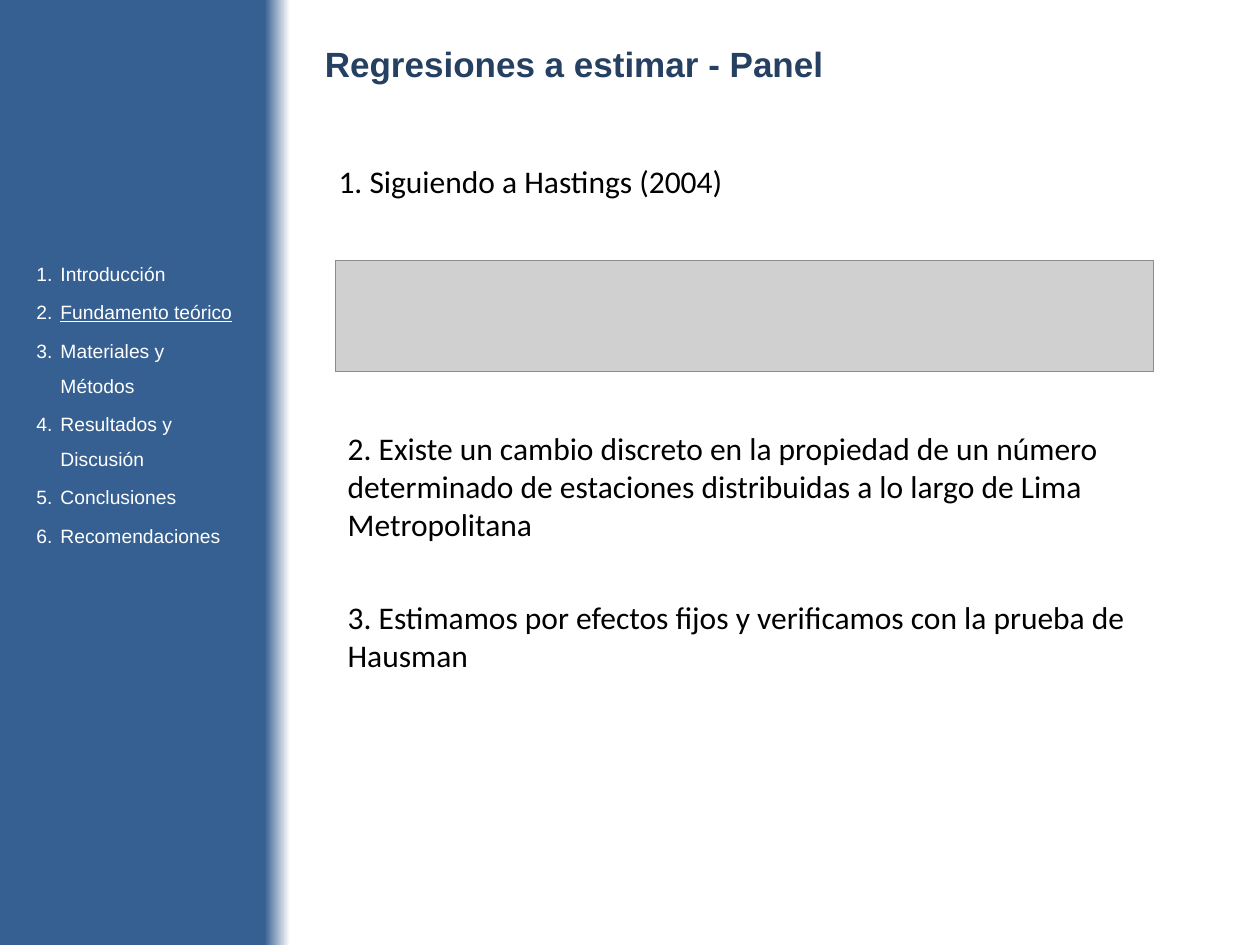
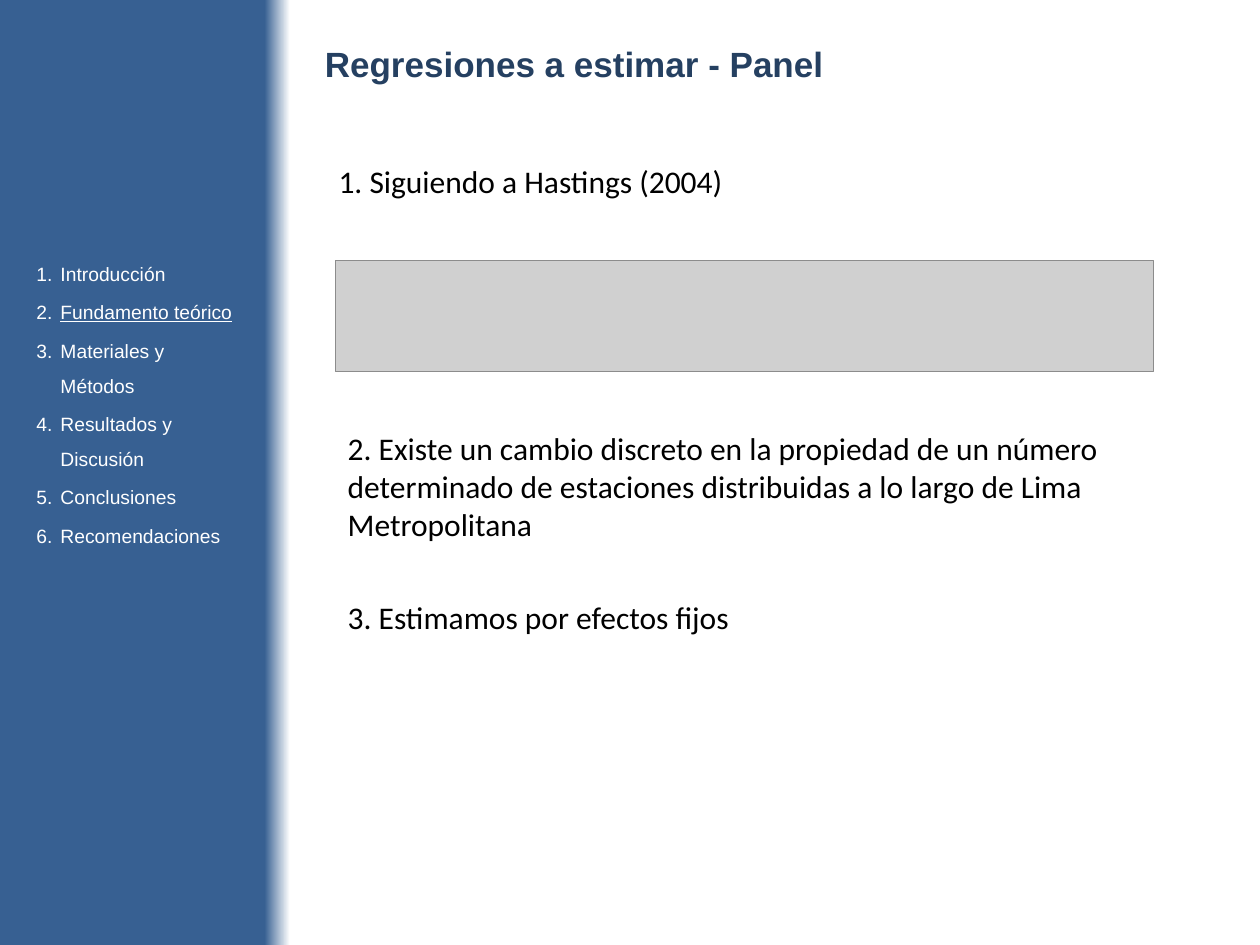
Before and after one commit to diegouriarte/masther-thesis, a slide deck: slide 26 of doc/avance-parcial.pptx (slide 19 before the commit). Drawn at 1260x945 pixels with LibreOffice and Linux fonts; fonts in the diff are those of the drawing; grey boxes stand for pictures. Boxes give left, top, right and bottom in pixels: in the first picture for what was removed or moved away, otherwise in the second. Text is boxed around its words. In the diff, an @@ line names an element or a change of style, - is before the commit and + after.

```diff
--- a/doc/avance-parcial.pptx
+++ b/doc/avance-parcial.pptx
@@ text at box(348, 607, 729, 635): text changed @@
-3. Estimamos por efectos fijos y verificamos con la prueba de Hausman
+3. Estimamos por efectos fijos
```
Also in this commit, not shown: 6 other slides changed, 2 slides added, 2 other files.
